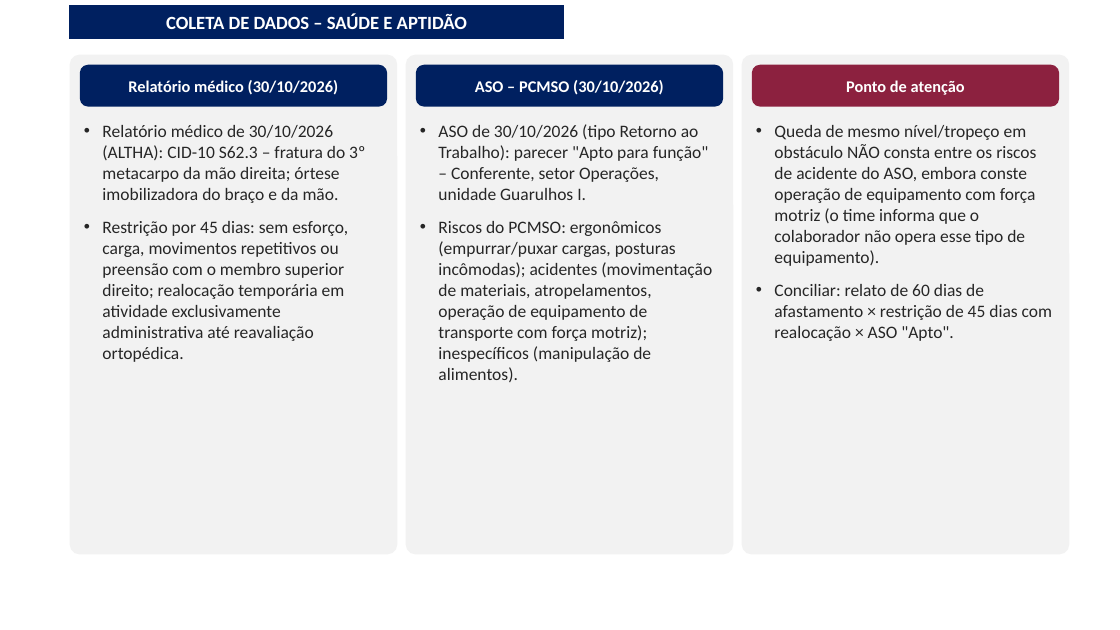
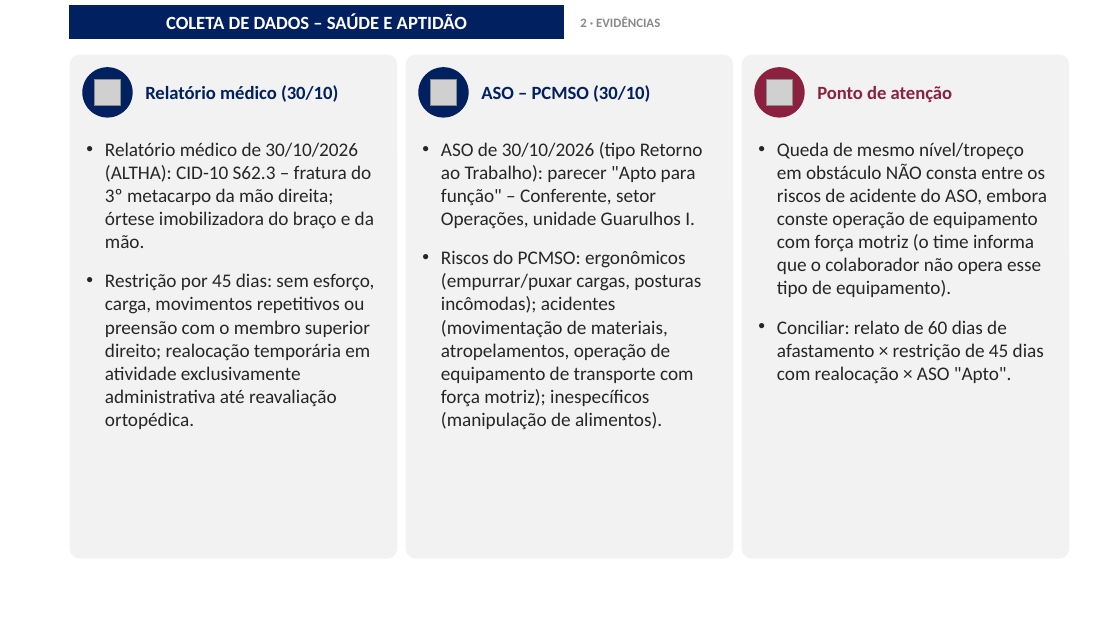
Before and after one commit to luantavarez9/hospital-seguro, a slide deck: slide 8 of entrega_acidente_GRU1/Apresentacao_Ocorrencia_Acidente_GRU_I.pptx (slide 7 before the commit). Drawn at 1120x630 pixels with LibreOffice and Linux fonts; fonts in the diff are those of the drawing; grey boxes stand for pictures; background and template pictures are left out. Boxes give left, top, right and bottom in pixels: in the first picture for what was removed or moved away, otherwise in the second. Text is boxed around its words. In the diff, an @@ line names an element or a change of style, - is before the commit and + after.

```diff
--- a/entrega_acidente_GRU1/Apresentacao_Ocorrencia_Acidente_GRU_I.pptx
+++ b/entrega_acidente_GRU1/Apresentacao_Ocorrencia_Acidente_GRU_I.pptx
@@ text added at [580, 16, 660, 27], 11 pt, text #8A8A8A, bold @@
+2 · EVIDÊNCIAS
@@ rounded rectangle: place and size @@
-rounded rectangle at [70, 55, 397, 555]
+rounded rectangle at [70, 55, 397, 559]
@@ rounded rectangle: place and size @@
-rounded rectangle at [742, 55, 1070, 555]
+rounded rectangle at [406, 55, 734, 559]
@@ rounded rectangle: place and size @@
-rounded rectangle at [406, 55, 734, 555]
+rounded rectangle at [742, 55, 1070, 559]
@@ ellipse added at [82, 67, 133, 118], fill #002060 @@
@@ picture added at [94, 79, 120, 105] @@
@@ text "Relatório médico (30/10)": place and size @@
-text "Relatório médico (30/10)" at [80, 65, 387, 107]
+text "Relatório médico (30/10)" at [145, 85, 338, 102]
@@ text "Relatório médico (30/10)" at [145, 85, 338, 102]: fill #002060 to none @@
@@ text at [145, 85, 338, 102]: text changed; size 14 to 16 pt; text colour #FFFFFF to #002060 @@
-Relatório médico (30/10/2026)
+Relatório médico (30/10)
@@ ellipse added at [418, 67, 469, 118], fill #002060 @@
@@ picture added at [430, 79, 456, 105] @@
@@ text "ASO – PCMSO (30/10)" at [481, 85, 650, 102]: fill #002060 to none @@
@@ text "ASO – PCMSO (30/10)": place and size @@
-text "ASO – PCMSO (30/10)" at [416, 65, 723, 107]
+text "ASO – PCMSO (30/10)" at [481, 85, 650, 102]
@@ text at [481, 85, 650, 102]: text changed; size 14 to 16 pt; text colour #FFFFFF to #002060 @@
-ASO – PCMSO (30/10/2026)
+ASO – PCMSO (30/10)
@@ ellipse added at [755, 67, 805, 118], fill #8C213F @@
@@ picture added at [766, 79, 792, 105] @@
@@ text "Ponto de atenção": place and size @@
-text "Ponto de atenção" at [752, 65, 1060, 107]
+text "Ponto de atenção" at [817, 86, 952, 102]
@@ text "Ponto de atenção" at [817, 86, 952, 102]: size 14 to 16 pt, text colour #FFFFFF to #8C213F; alignment centre to left; more space between paragraphs; fill #8C213F to none @@
@@ text "Relatório médico de 30/10/2026 (ALTHA): ...": place and size @@
-text "Relatório médico de 30/10/2026 (ALTHA): ..." at [102, 125, 365, 362]
+text "Relatório médico de 30/10/2026 (ALTHA): ..." at [105, 142, 374, 429]
@@ text "ASO de 30/10/2026 (tipo Retorno ...": place and size @@
-text "ASO de 30/10/2026 (tipo Retorno ..." at [438, 124, 712, 382]
+text "ASO de 30/10/2026 (tipo Retorno ..." at [441, 142, 703, 430]
@@ size 15 to 16.5 pt; more space between paragraphs in 3 elements at [105, 142, 374, 429], [441, 142, 703, 430], [777, 142, 1047, 384] @@
@@ text "Queda de mesmo nível/tropeço em ...": place and size @@
-text "Queda de mesmo nível/tropeço em ..." at [774, 125, 1052, 341]
+text "Queda de mesmo nível/tropeço em ..." at [777, 142, 1047, 384]
```
Also in this commit, not shown: 19 other slides changed, 2 slides added, 1 slide removed, 33 other files.
